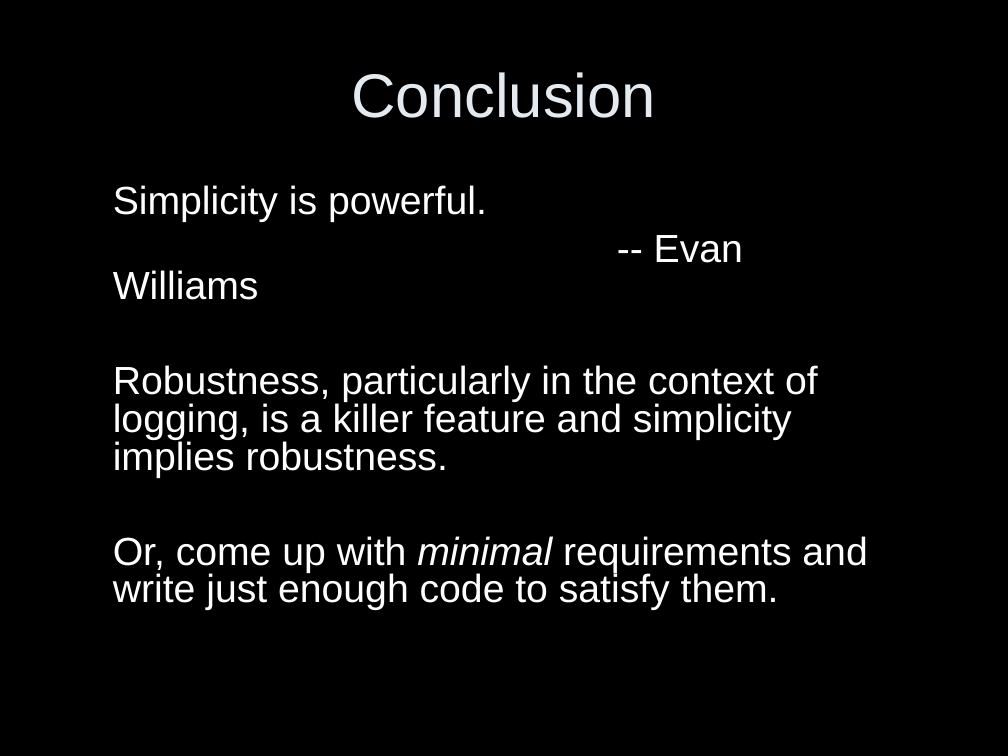
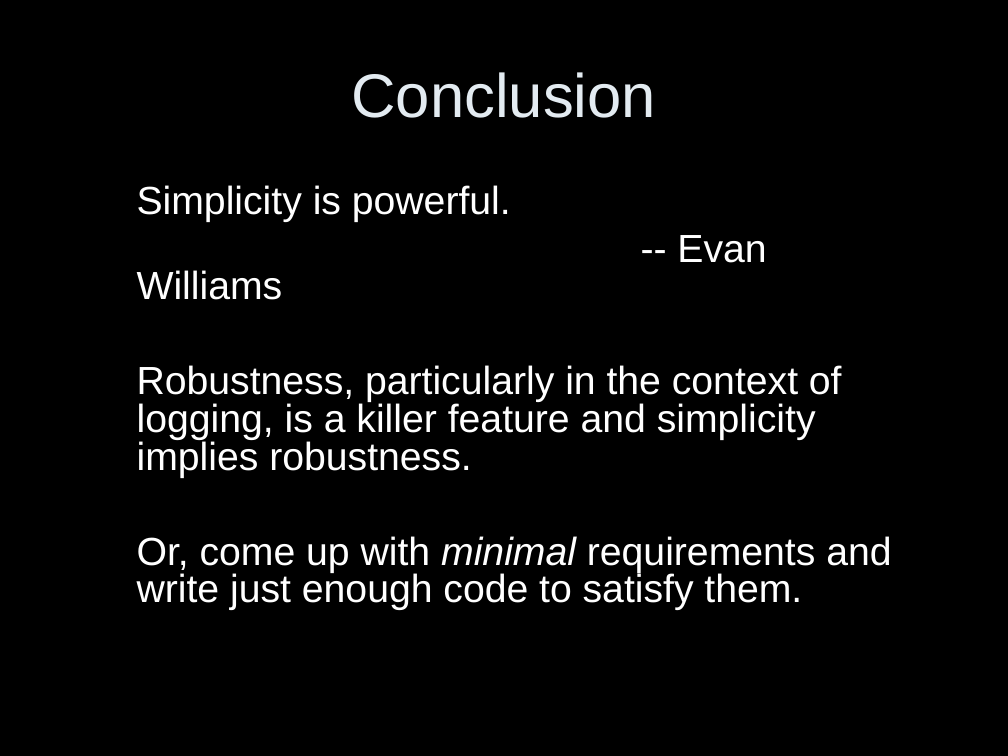
Before and after one commit to qos-ch/slf4j, a slide deck: slide 11 of slf4j-site/src/site/resources/slf4j-in-10-slides.ppt. Drawn at 1008x756 pixels with LibreOffice and Linux fonts; fonts in the diff are those of the drawing. Boxes give left, top, right and bottom in pixels: in the first picture for what was removed or moved away, otherwise in the second. Text is boxed around its words. In the diff, an @@ line names an element or a change of style, - is before the commit and + after.

Commit message:
- animating the last slide

```diff
--- a/slf4j-site/src/site/resources/slf4j-in-10-slides.ppt
+++ b/slf4j-site/src/site/resources/slf4j-in-10-slides.ppt
@@ text "Simplicity is powerful." moved from (x1=113, y1=185, x2=867, y2=610) to (x1=137, y1=185, x2=891, y2=610) @@
```
